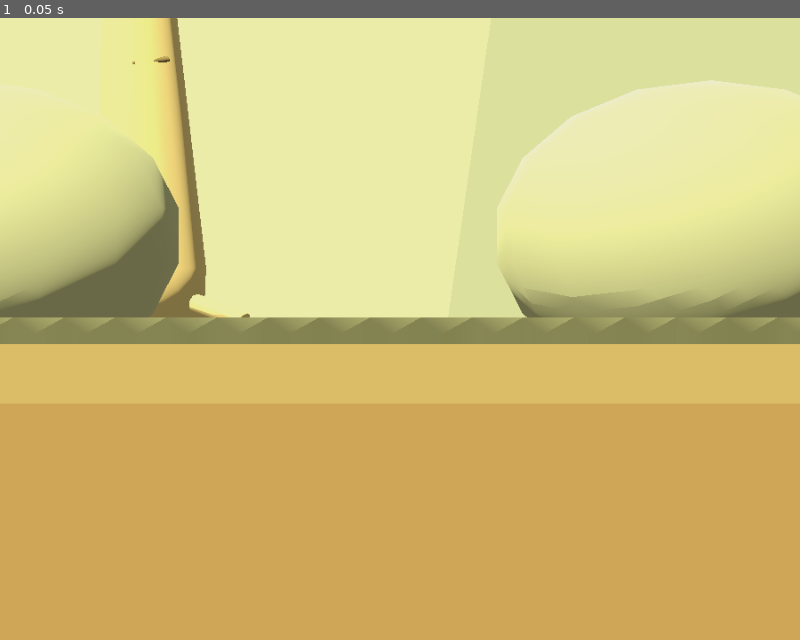
Above: before the commit, frame 1.
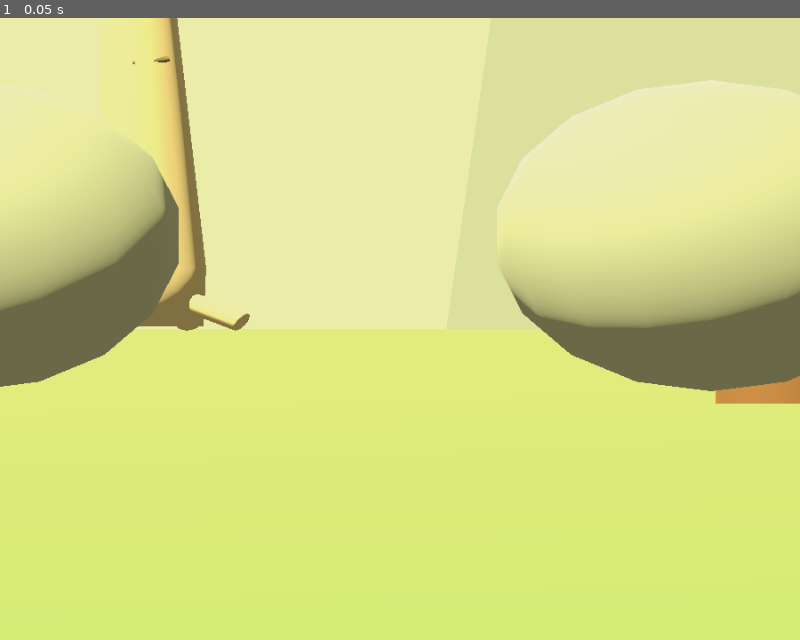
Above: after the commit, the same moment.

Repository: apps-skymesh/tuvlo-world
Game: Godot game, scene res://scenes/homestead.tscn
The game is run twice, just before and just after one commit, with the same random seed, the same clock (stepped at 60 frames per second) and the same inputs.
Inputs:
- Up to frame 1 (0.05 s): no input

The runs differ from the first frame. In frame 1, 52% of the frame differs, in the area x 0-100%, y 44-100%.

Commit message:
Remove World land platform rims and edge shadows

Diff:
--- a/Godot/scripts/mesh_factory.gd
+++ b/Godot/scripts/mesh_factory.gd
@@ -120,7 +120,7 @@
 	var mesh=ArrayMesh.new()
 	mesh.add_surface_from_arrays(Mesh.PRIMITIVE_TRIANGLES,arrays)
 	return mesh
-static func polygon_slab(parent: Node3D,outline: PackedVector2Array,top: float,bottom: float,color: String) -> MeshInstance3D:
+static func polygon_slab(parent: Node3D,outline: PackedVector2Array,top: float,bottom: float,color: String,sides=true) -> MeshInstance3D:
 	var vertices=PackedVector3Array()
 	var normals=PackedVector3Array()
 	var triangulation=Geometry2D.triangulate_polygon(outline)
@@ -129,13 +129,14 @@
 			var p=outline[triangulation[i+k]]
 			vertices.append(Vector3(p.x,top,p.y))
 			normals.append(Vector3.UP)
-	for i in outline.size():
-		var a=outline[i]
-		var b=outline[(i+1)%outline.size()]
-		var normal=Vector3(b.y-a.y,0,a.x-b.x).normalized()
-		for p in [Vector3(a.x,top,a.y),Vector3(a.x,bottom,a.y),Vector3(b.x,top,b.y),Vector3(b.x,top,b.y),Vector3(a.x,bottom,a.y),Vector3(b.x,bottom,b.y)]:
-			vertices.append(p)
-			normals.append(normal)
+	if sides:
+		for i in outline.size():
+			var a=outline[i]
+			var b=outline[(i+1)%outline.size()]
+			var normal=Vector3(b.y-a.y,0,a.x-b.x).normalized()
+			for p in [Vector3(a.x,top,a.y),Vector3(a.x,bottom,a.y),Vector3(b.x,top,b.y),Vector3(b.x,top,b.y),Vector3(a.x,bottom,a.y),Vector3(b.x,bottom,b.y)]:
+				vertices.append(p)
+				normals.append(normal)
 	var arrays=[]
 	arrays.resize(Mesh.ARRAY_MAX)
 	arrays[Mesh.ARRAY_VERTEX]=vertices
--- a/Godot/scripts/presentation.gd
+++ b/Godot/scripts/presentation.gd
@@ -175,11 +175,12 @@
 	return PackedVector2Array([Vector2(corner.x,corner.z),Vector2(corner.x+bounds.size.x,corner.z),Vector2(corner.x+bounds.size.x,corner.z+bounds.size.y),Vector2(corner.x,corner.z+bounds.size.y)])
 
 func terrain_surface(parent: Node3D, outline: PackedVector2Array, dormant=false):
-	var soil=Geometry2D.offset_polygon(outline,0.3,Geometry2D.JOIN_ROUND)
-	var rim=Geometry2D.offset_polygon(outline,0.12,Geometry2D.JOIN_ROUND)
-	for shape in soil: HomesteadMesh.polygon_slab(parent,shape,-0.12,-0.9,"bda782")
-	for shape in rim: HomesteadMesh.polygon_slab(parent,shape,-0.025,-0.25,"c8bc95")
-	var lawn=HomesteadMesh.polygon_slab(parent,outline,0.018,-0.06,"a9ba89")
+	# The valley already supplies the ground beneath every region. Extra soil
+	# slabs formed beige outlines that made the mainland look like cut-out tiles.
+	var lawn=HomesteadMesh.polygon_slab(parent,outline,0.018,-0.06,"a9ba89",false)
+	# A top-only turf surface receives building shadows without casting an
+	# artificial platform edge onto the surrounding valley.
+	lawn.cast_shadow=GeometryInstance3D.SHADOW_CASTING_SETTING_OFF
 	var grass=ShaderMaterial.new()
 	grass.shader=preload("res://scripts/meadow.gdshader")
 	grass.set_shader_parameter("dormant",1.0 if dormant else 0.0)
